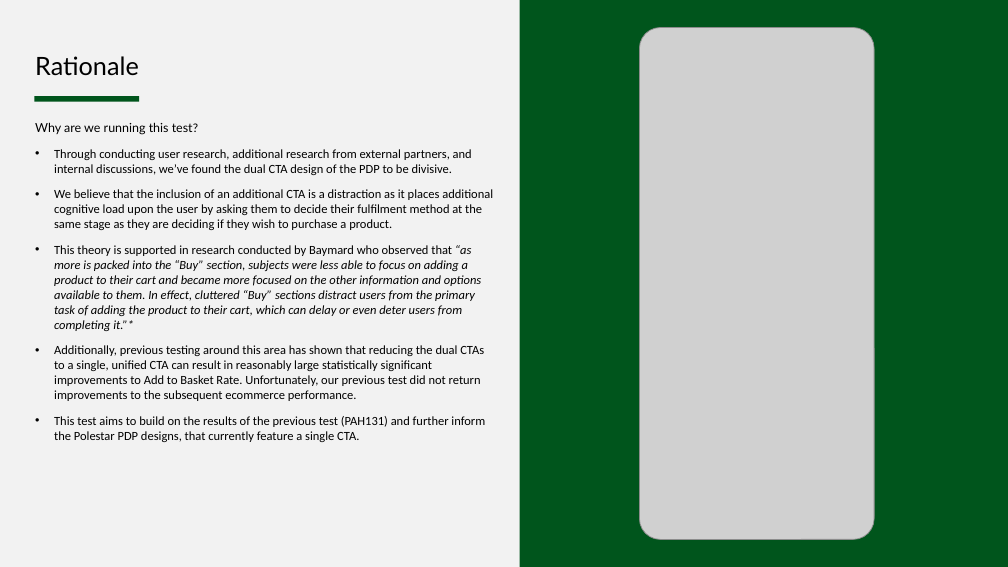
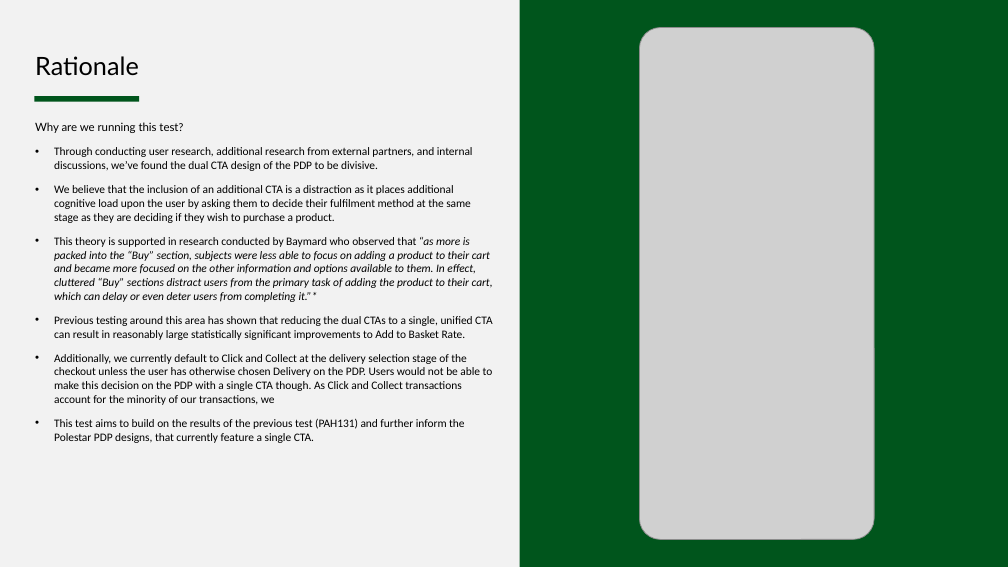
Before and after one commit to BenC0/PAH159, a slide deck: slide 3 of PAH159 - Polestar PDP Add to Bag Module - Mobile - Test Plan.pptx. Drawn at 1008x567 pixels with LibreOffice and Linux fonts; fonts in the diff are those of the drawing; grey boxes stand for pictures; background and template pictures are left out. Boxes give left, top, right and bottom in pixels: in the first picture for what was removed or moved away, otherwise in the second. Text is boxed around its words. In the diff, an @@ line names an element or a change of style, - is before the commit and + after.

```diff
--- a/PAH159 - Polestar PDP Add to Bag Module - Mobile - Test Plan.pptx
+++ b/PAH159 - Polestar PDP Add to Bag Module - Mobile - Test Plan.pptx
@@ text at (35,122,493,443): size 11.9 to 10.8 pt in "Why are we running this test?", "Through conducting user research, additional research from ...", "We believe that the inclusion of an ...", "This theory is supported in research conducted ..." and 1 more places @@
@@ text at (54,316,493,405): text changed; size 11.9 to 10.8 pt @@
-• Additionally, previous testing around this area has shown that reducing the dual CTAs to a single, unified CTA can result in reasonably large statistically significant improvements to Add to Basket Rate. Unfortunately, our previous test did not return improvements to the subsequent ecommerce performance.
+• Previous testing around this area has shown that reducing the dual CTAs to a single, unified CTA can result in reasonably large statistically significant improvements to Add to Basket Rate.
+• Additionally, we currently default to Click and Collect at the delivery selection stage of the checkout unless the user has otherwise chosen Delivery on the PDP. Users would not be able to make this decision on the PDP with a single CTA though. As Click and Collect transactions account for the minority of our transactions, we
```
Also in this commit, not shown: 4 other slides changed, 6 slides added, 24 other files.
